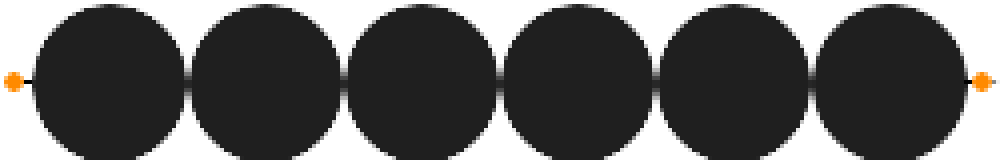
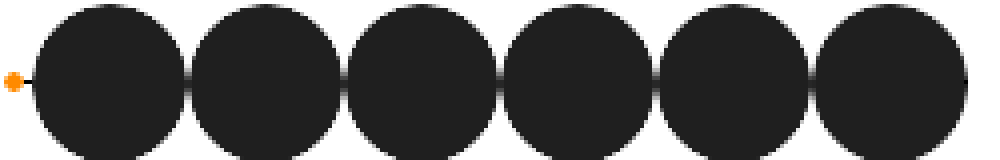
Two versions of the same layered image (w=1000, h=160). Layer-by-layer changes:
painted on "Layer" over bbox(968, 72, 1000, 92)
